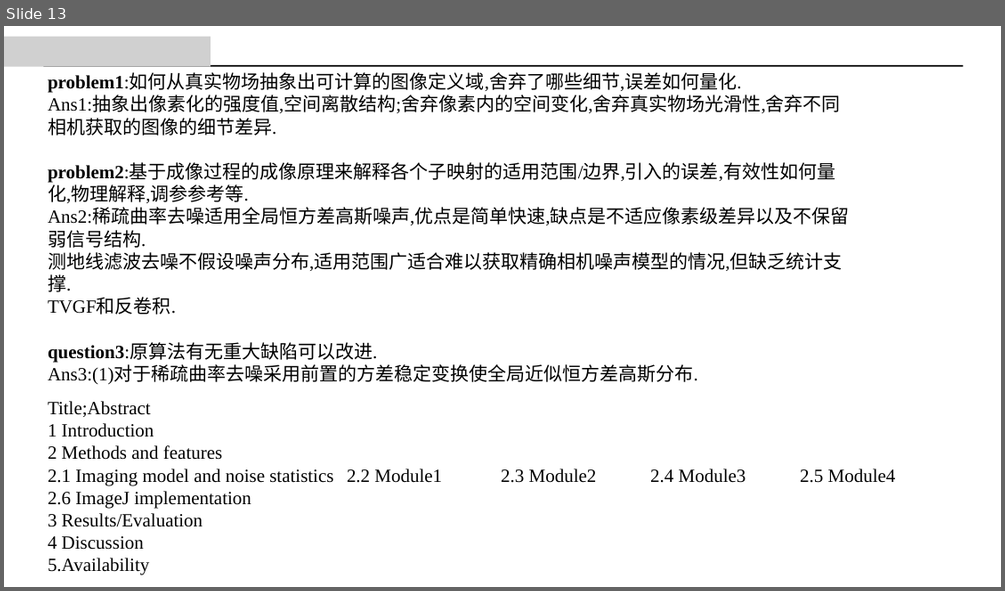
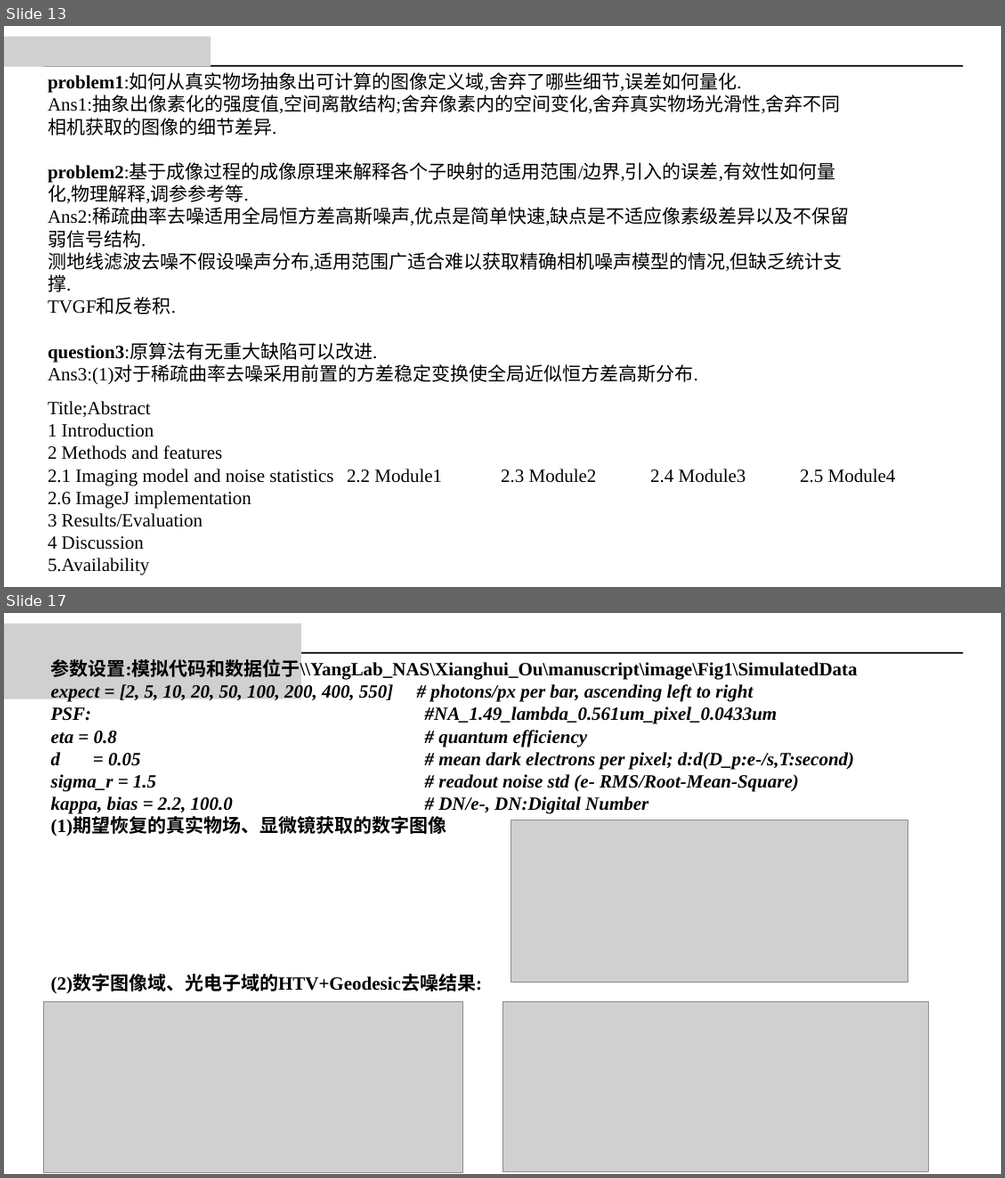
Before and after one commit to iljgl/DenoisePlugin, a slide deck: supplementary/Principle/20261105_PrincipleOfImaging.pptx. Shown one above the other, each under a label of ours: slide 13 before the commit, slides 13 and 17 after it; the slides between them are not shown. The pictures are 1005x591 and 1005x1178 pixels, drawn with LibreOffice and Linux fonts; fonts in the diff are those of the drawing; grey boxes stand for pictures. Boxes give left, top, right and bottom in pixels: in the first picture for what was removed or moved away, otherwise in the second. Text is boxed around its words. In the diff, an @@ line names an element or a change of style, - is before the commit and + after.

```diff
--- a/supplementary/Principle/20261105_PrincipleOfImaging.pptx
+++ b/supplementary/Principle/20261105_PrincipleOfImaging.pptx
@@ slide 17 added at [4, 613, 1001, 1174], background #FFFFFF @@
@@ picture added at [4, 624, 301, 699] @@
@@ line added from (44, 653) to (963, 653), #000000 1.5 pt @@
@@ text added at [51, 659, 858, 994], 18 pt, text #000000, bold, italic @@
+参数设置:模拟代码和数据位于\\YangLab_NAS\Xianghui_Ou\manuscript\image\Fig1\SimulatedData
+expect = [2, 5, 10, 20, 50, 100, 200, 400, 550] # photons/px per bar, ascending left to right
+PSF: #NA_1.49_lambda_0.561um_pixel_0.0433um
+eta = 0.8 # quantum efficiency
+d = 0.05 # mean dark electrons per pixel; d:d(D_p:e-/s,T:second)
+sigma_r = 1.5 # readout noise std (e- RMS/Root-Mean-Square)
+kappa, bias = 2.2, 100.0 # DN/e-, DN:Digital Number
+(1)期望恢复的真实物场、显微镜获取的数字图像
+(2)数字图像域、光电子域的HTV+Geodesic去噪结果:
@@ picture added at [512, 820, 908, 981] @@
@@ picture added at [44, 1002, 463, 1173] @@
@@ picture added at [503, 1002, 928, 1172] @@
```
Also in this commit, not shown: 3 other slides added, 4 other files.
